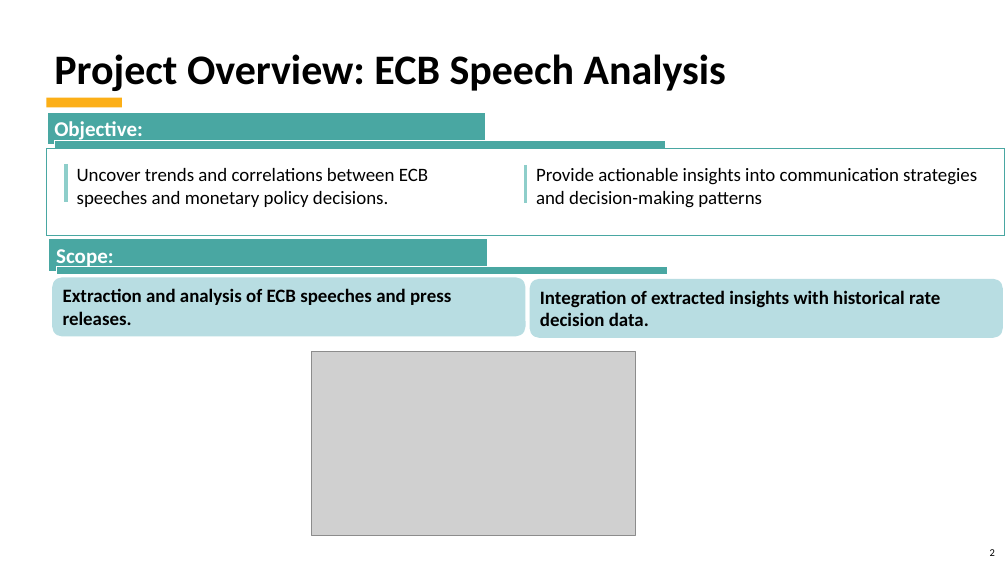
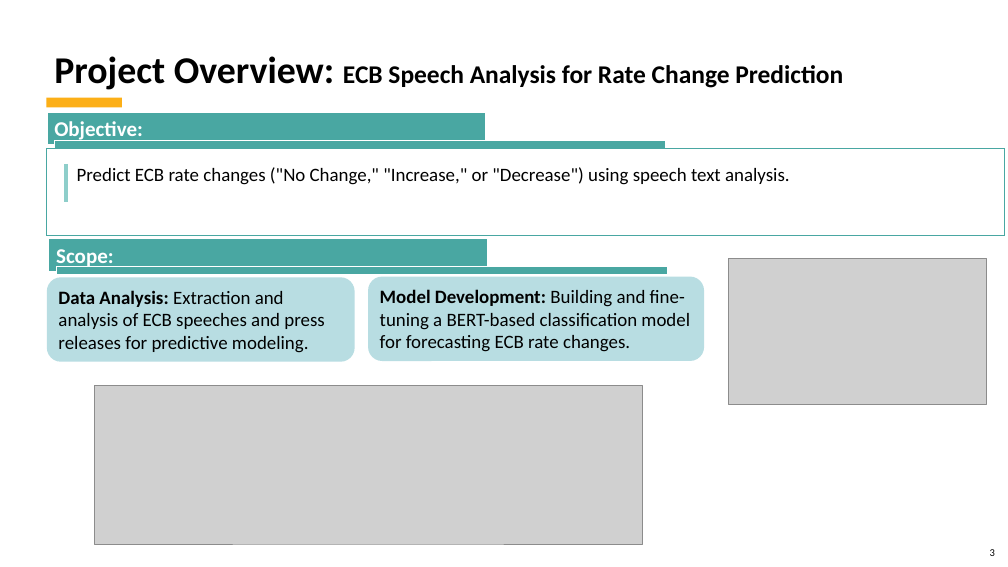
Before and after one commit to kubernetes-world/3666-ANLP-Predicting-ECB-Monetary-Policy, a slide deck: slide 3 of 3666 ANLP - Predicting ECB Monetary Policy.Final Project.pptx (slide 2 before the commit). Drawn at 1008x567 pixels with LibreOffice and Linux fonts; fonts in the diff are those of the drawing; grey boxes stand for pictures; background and template pictures are left out. Boxes give left, top, right and bottom in pixels: in the first picture for what was removed or moved away, otherwise in the second. Text is boxed around its words. In the diff, an @@ line names an element or a change of style, - is before the commit and + after.

```diff
--- a/3666 ANLP - Predicting ECB Monetary Policy.Final Project.pptx
+++ b/3666 ANLP - Predicting ECB Monetary Policy.Final Project.pptx
@@ title at (x1=54, y1=56, x2=843, y2=90): text changed; size 40 to 24.3 pt @@
-Project Overview: ECB Speech Analysis
+Project Overview: ECB Speech Analysis for Rate Change Prediction
@@ text at (x1=77, y1=167, x2=790, y2=185): text changed @@
-Uncover trends and correlations between ECB speeches and monetary policy decisions.
+Predict ECB rate changes ("No Change," "Increase," or "Decrease") using speech text analysis.
@@ line removed from (526, 165) to (526, 203) @@
@@ text removed at (x1=536, y1=168, x2=977, y2=208) @@
-Provide actionable insights into communication strategies and decision-making patterns
@@ picture resized from (x1=312, y1=352, x2=635, y2=535) to (x1=729, y1=258, x2=987, y2=405) @@
@@ rounded rectangle "Data Analysis: Extraction and analysis ..." resized from (x1=52, y1=278, x2=526, y2=337) to (x1=47, y1=278, x2=355, y2=362) @@
@@ text in rounded rectangle at (x1=58, y1=290, x2=324, y2=353): text changed; bold off @@
-Extraction and analysis of ECB speeches and press releases.
+Data Analysis: Extraction and analysis of ECB speeches and press releases for predictive modeling.
@@ rounded rectangle "Model Development: Building and fine-tuning ..." resized from (x1=529, y1=279, x2=1003, y2=338) to (x1=368, y1=277, x2=705, y2=361) @@
@@ text in rounded rectangle at (x1=380, y1=289, x2=690, y2=352): text changed; bold off @@
-Integration of extracted insights with historical rate decision data.
+Model Development: Building and fine-tuning a BERT-based classification model for forecasting ECB rate changes.
@@ picture added at (x1=94, y1=386, x2=642, y2=544) @@
@@ page number at (x1=990, y1=549, x2=995, y2=556): text changed @@
-2
+3
```
Also in this commit, not shown: 3 other slides changed, 8 slides added, 3 slides removed.
